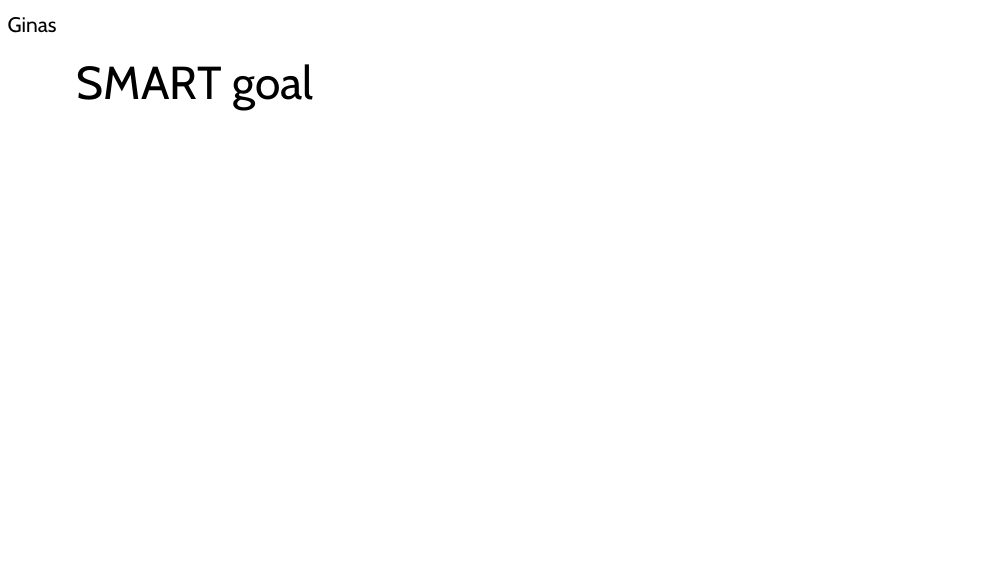
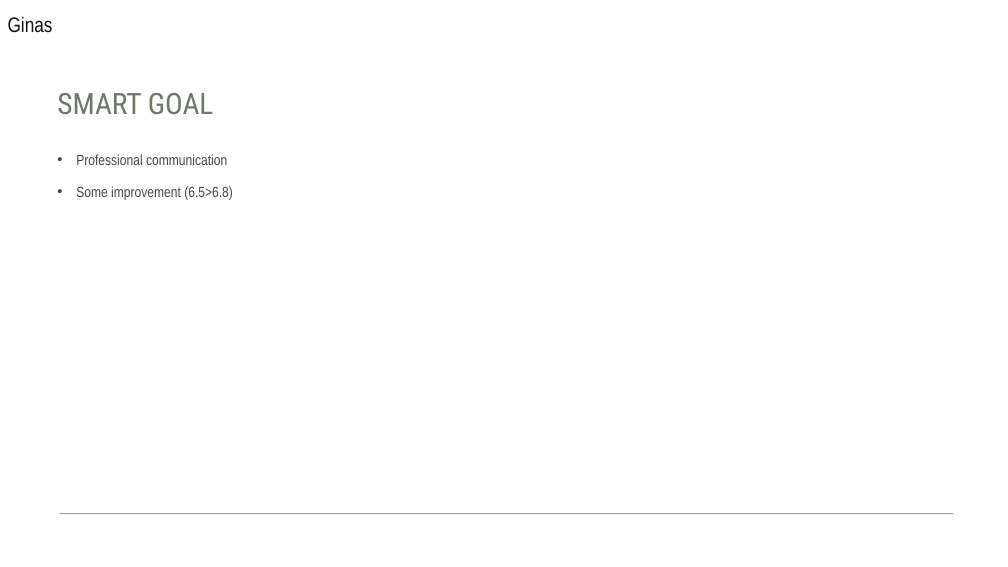
Before and after one commit to ginassadauskas/Project5Group1, a slide deck: slide 3 of peer assessment/interm peer assessment oct 26.pptx. Drawn at 1008x567 pixels with LibreOffice and Linux fonts; fonts in the diff are those of the drawing. Boxes give left, top, right and bottom in pixels: in the first picture for what was removed or moved away, otherwise in the second. Text is boxed around its words. In the diff, an @@ line names an element or a change of style, - is before the commit and + after.

```diff
--- a/peer assessment/interm peer assessment oct 26.pptx
+++ b/peer assessment/interm peer assessment oct 26.pptx
@@ text "Ginas" at [8,16,53,33]: font Cabin to Arial Narrow, text colour #000000 to #131313 @@
@@ title "SMART GOAL" at [57,93,214,114]: vertical alignment middle to bottom @@
@@ title at [57,93,214,114]: text changed; size 44 to 28 pt; font Cabin to Roboto Condensed; text colour #000000 to #6E7868 @@
-SMART goal
+SMART GOAL
@@ text added at [76,154,233,200], 14 pt, text #444742 @@
+• Professional communication
+• Some improvement (6.5>6.8)
@@ line added from (954, 513) to (60, 513), #444742 1 pt @@
```
Also in this commit, not shown: 12 other slides changed, 1 other file.
